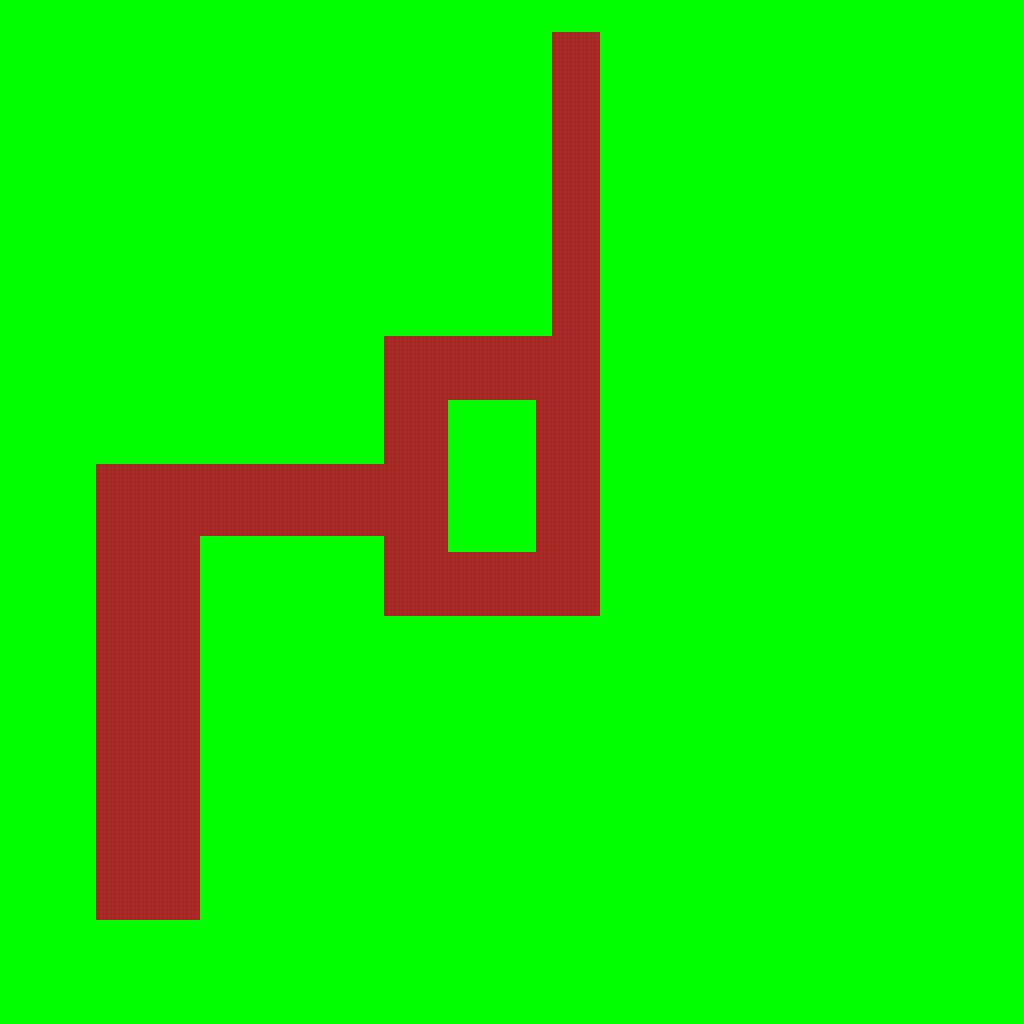
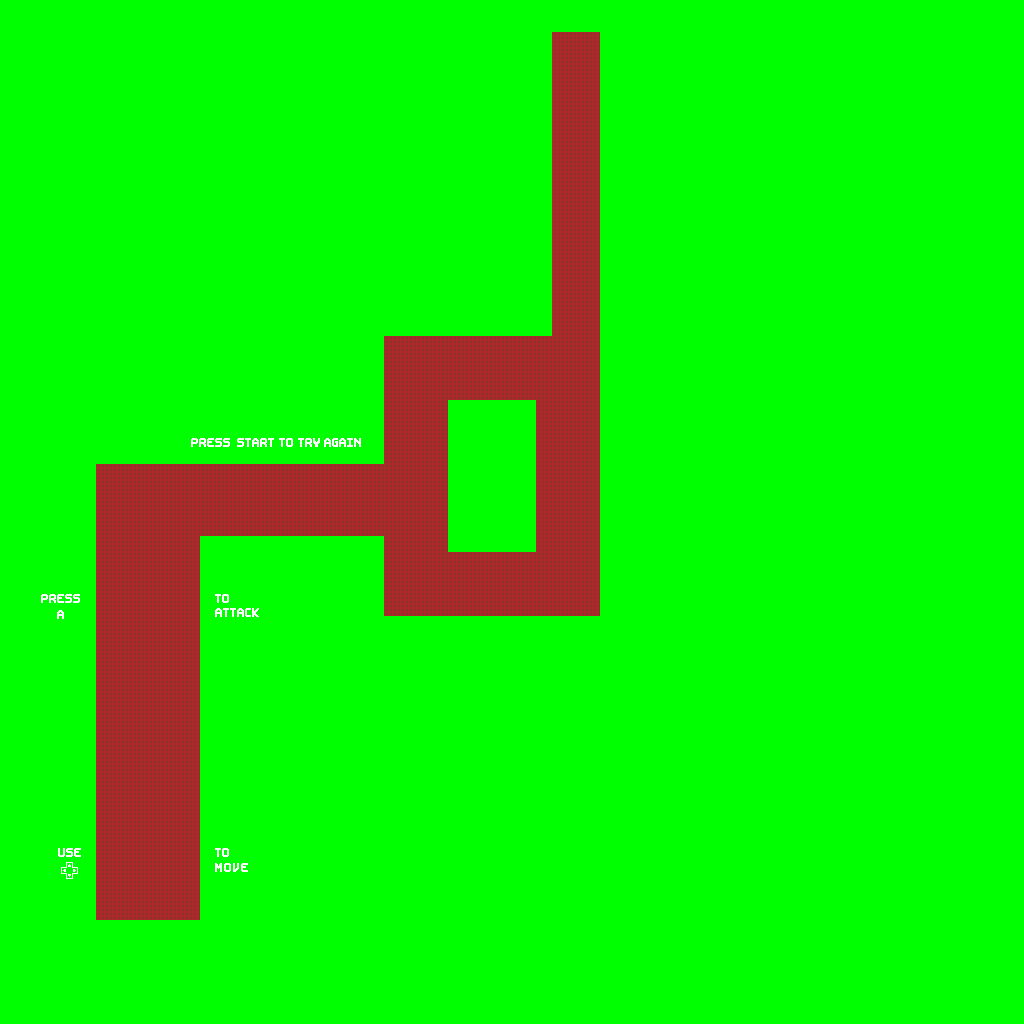
Revision of a layered 1024 × 1024 image; what changed, layer by layer:
added group "pRESS sTART tO tRY aGAIN" with 5 layers above "tO aTTACK" over [77, 438, 361, 617]
added layer "AGAIN" in group "pRESS sTART tO tRY aGAIN" over [191, 438, 361, 617]
added layer "TRY" in group "pRESS sTART tO tRY aGAIN" over [191, 438, 361, 617]
added layer "START" in group "pRESS sTART tO tRY aGAIN" over [191, 438, 361, 617]
added layer "TO" (1st of 3, in "pRESS sTART tO tRY aGAIN") in group "pRESS sTART tO tRY aGAIN" over [191, 438, 355, 447]
added layer "PRESS" (1st of 2, in "pRESS sTART tO tRY aGAIN") in group "pRESS sTART tO tRY aGAIN" over [191, 438, 333, 447]
added group "tO aTTACK" with 3 layers above "PRESS A" over [191, 444, 361, 617]
added layer "ATTACK" in group "tO aTTACK" over [191, 444, 361, 617]
added layer "TO" (2nd of 3, in "tO aTTACK") in group "tO aTTACK" over [215, 594, 259, 617]
added group "PRESS A" with 3 layers above "tO mOVE" over [41, 594, 80, 619]
added layer "A" in group "PRESS A" over [41, 594, 70, 619]
added layer "PRESS" (2nd of 2, in "PRESS A") in group "PRESS A" over [41, 594, 80, 619]
added group "tO mOVE" with 3 layers above "uSE" over [215, 848, 248, 872]
added layer "MOVE" in group "tO mOVE" over [215, 848, 248, 872]
added layer "TO" (3rd of 3, in "tO mOVE") in group "tO mOVE" over [215, 848, 248, 872]
added group "uSE" with 3 layers above "Paint Layer 2" over [41, 438, 361, 879]
added layer "Cross" in group "uSE" over [58, 848, 81, 879]
added layer "USE" in group "uSE" over [41, 438, 361, 879]
